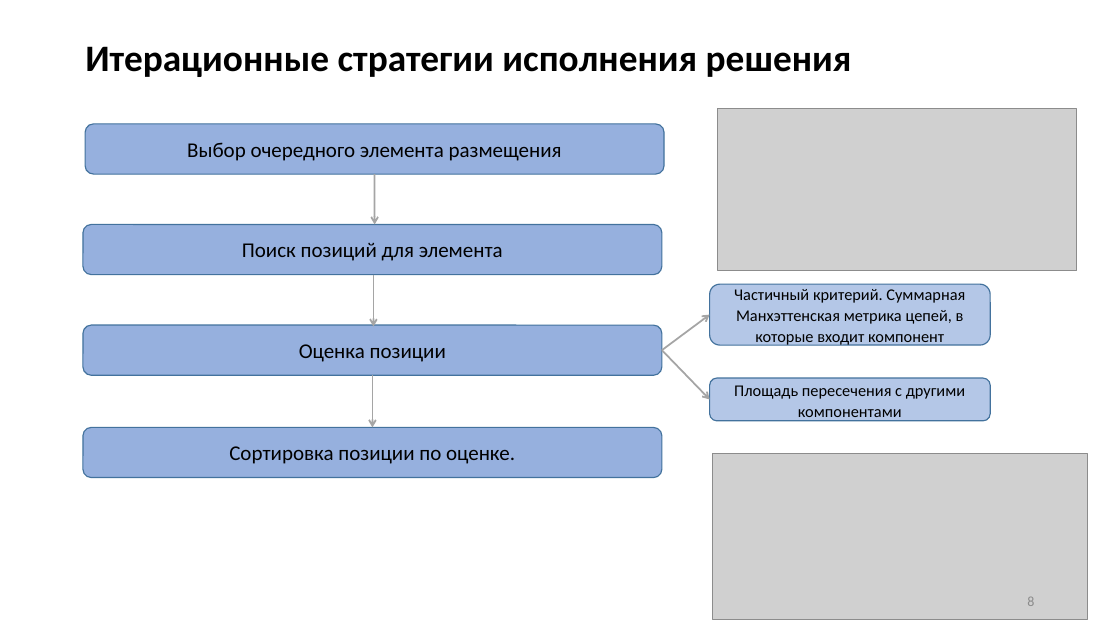
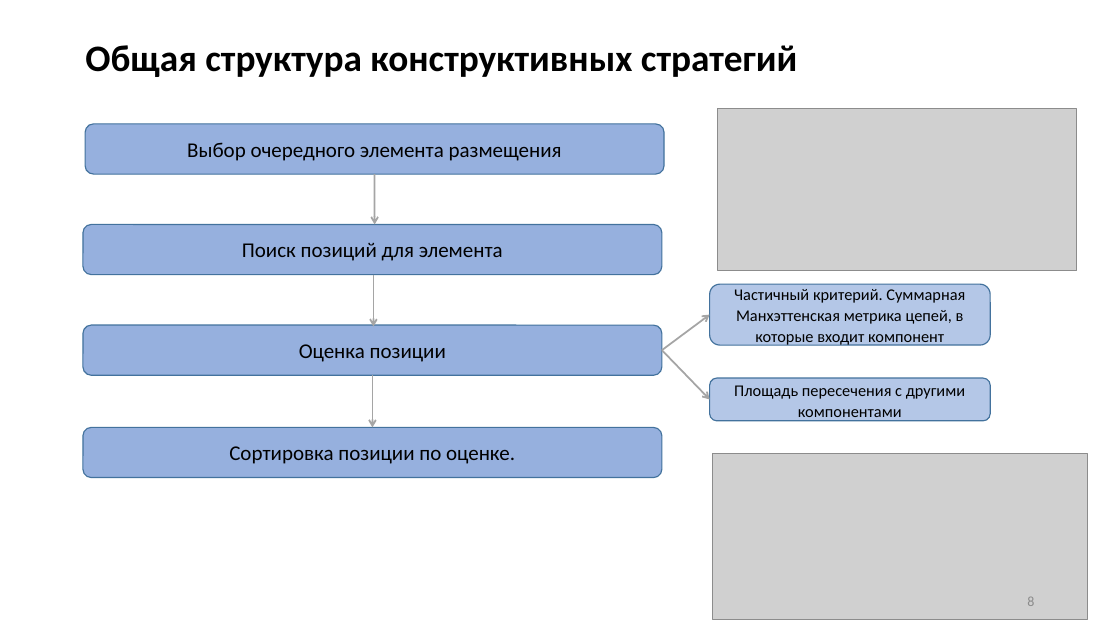
Before and after one commit to SergeyRyzhov/EP, a slide deck: slide 8 of documents/Презентация.pptx. Drawn at 1120x630 pixels with LibreOffice and Linux fonts; fonts in the diff are those of the drawing; grey boxes stand for pictures. Boxes give left, top, right and bottom in pixels: in the first picture for what was removed or moved away, otherwise in the second. Text is boxed around its words. In the diff, an @@ line names an element or a change of style, - is before the commit and + after.

```diff
--- a/documents/Презентация.pptx
+++ b/documents/Презентация.pptx
@@ title at <box>85,45,797,77</box>: text changed @@
-Итерационные стратегии исполнения решения
+Общая структура конструктивных стратегий
```
Also in this commit, not shown: 7 other slides changed, 6 slides added, 2 slides removed, 1 other file.
